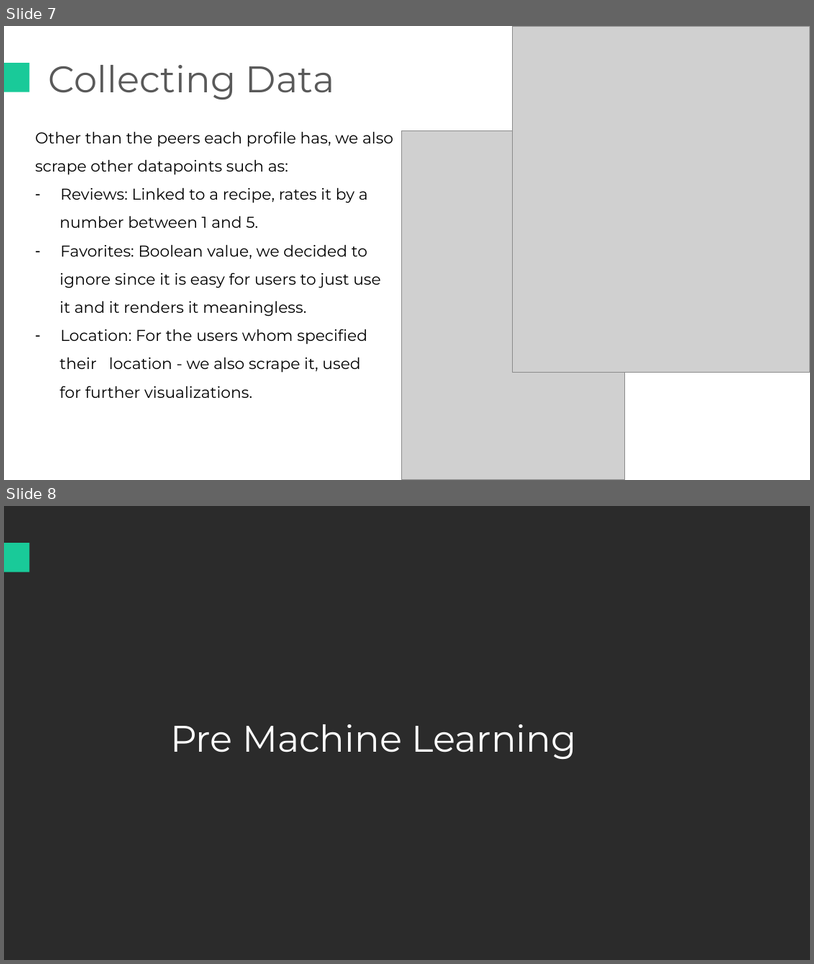
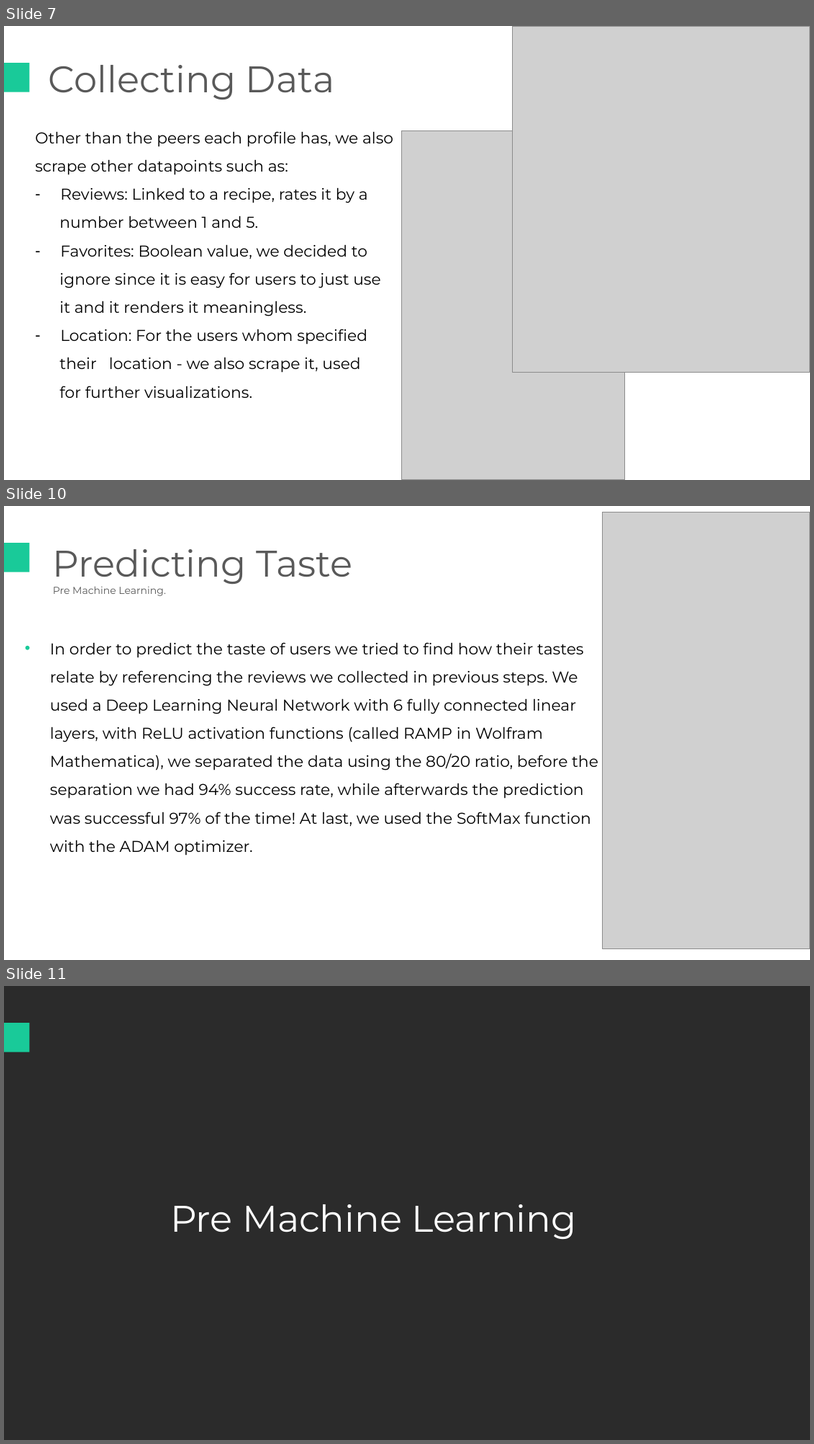
Before and after one commit to tuxiqae/Friecipe, a slide deck: Data Scince - Fricipe.pptx. Shown one above the other, each under a label of ours: slides 7 and 8 before the commit, slides 7, 10 and 11 after it; the slides between them are not shown. The pictures are 814x964 and 814x1444 pixels, drawn with LibreOffice and Linux fonts; fonts in the diff are those of the drawing; grey boxes stand for pictures; background and template pictures are left out; a plain dark background stands for a picture behind light text. Boxes give left, top, right and bottom in pixels: in the first picture for what was removed or moved away, otherwise in the second. Text is boxed around its words. In the diff, an @@ line names an element or a change of style, - is before the commit and + after.

```diff
--- a/Data Scince - Fricipe.pptx
+++ b/Data Scince - Fricipe.pptx
@@ slide 10 added at (4, 506, 810, 960), background #FFFFFF @@
@@ picture added at (602, 512, 810, 949) @@
@@ rectangle added at (4, 543, 30, 572), fill #19CA99 @@
@@ text added at (53, 549, 352, 596), 9 pt, text #595959 @@
+Predicting Taste
+Pre Machine Learning.
@@ text added at (50, 642, 599, 855), 14 pt, text #000000 @@
+• In order to predict the taste of users we tried to find how their tastes relate by referencing the reviews we collected in previous steps. We used a Deep Learning Neural Network with 6 fully connected linear layers, with ReLU activation functions (called RAMP in Wolfram Mathematica), we separated the data using the 80/20 ratio, before the separation we had 94% success rate, while afterwards the prediction was successful 97% of the time! At last, we used the SoftMax function with the ADAM optimizer.
@@ what was slide 8 is now slide 11 @@
```
Also in this commit, not shown: 2 slides changed, 7 other slides added, 3 other files.
